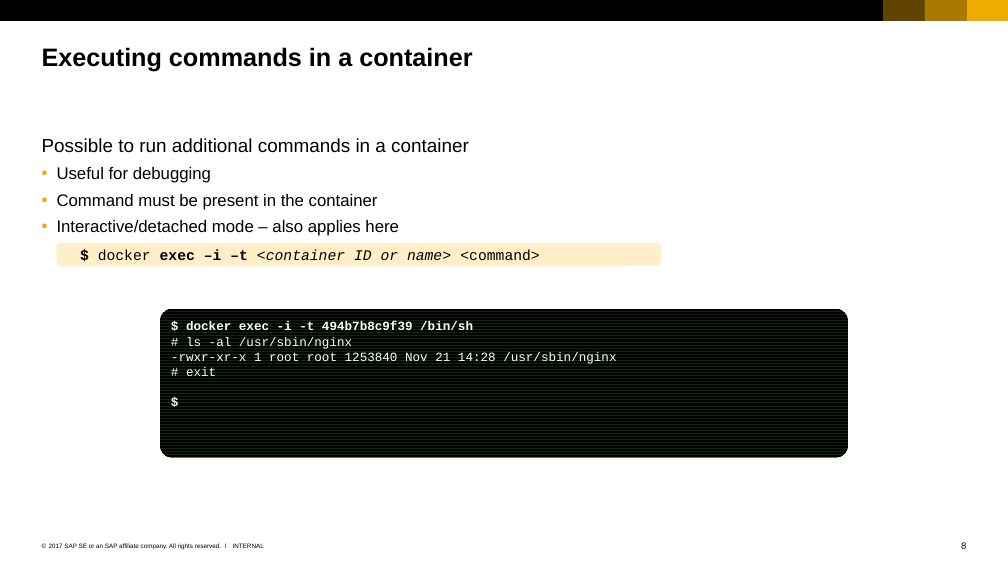
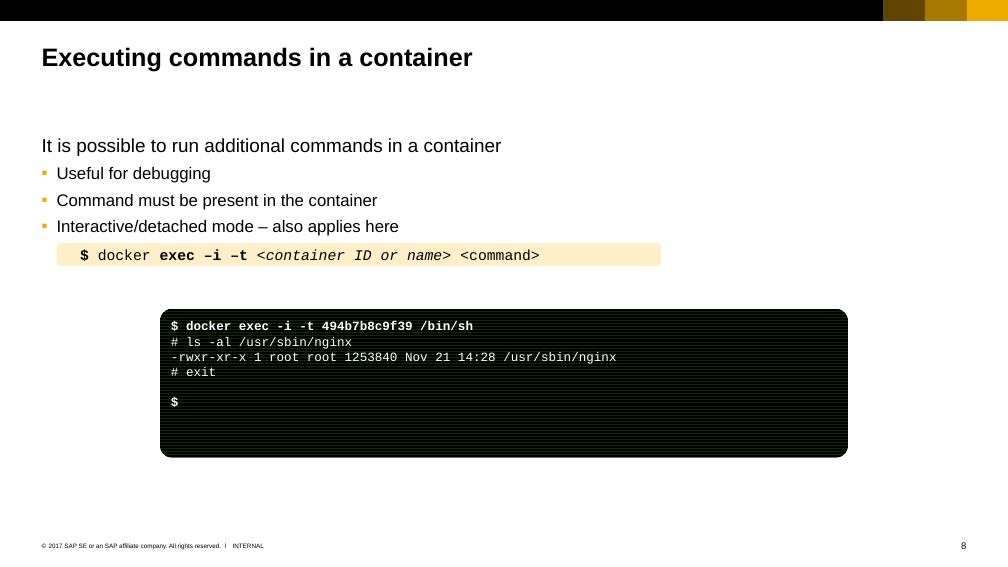
Before and after one commit to cuijiyao01/docker-k8s-training, a slide deck: slide 8 of docker/03_Working_with_containers.pptx. Drawn at 1008x567 pixels with LibreOffice and Linux fonts; fonts in the diff are those of the drawing. Boxes give left, top, right and bottom in pixels: in the first picture for what was removed or moved away, otherwise in the second. Text is boxed around its words. In the diff, an @@ line names an element or a change of style, - is before the commit and + after.

```diff
--- a/docker/03_Working_with_containers.pptx
+++ b/docker/03_Working_with_containers.pptx
@@ text at <box>42,138,502,156</box>: text changed @@
-Possible to run additional commands in a container
+It is possible to run additional commands in a container
```
Also in this commit, not shown: 7 other slides changed, 1 other file.
